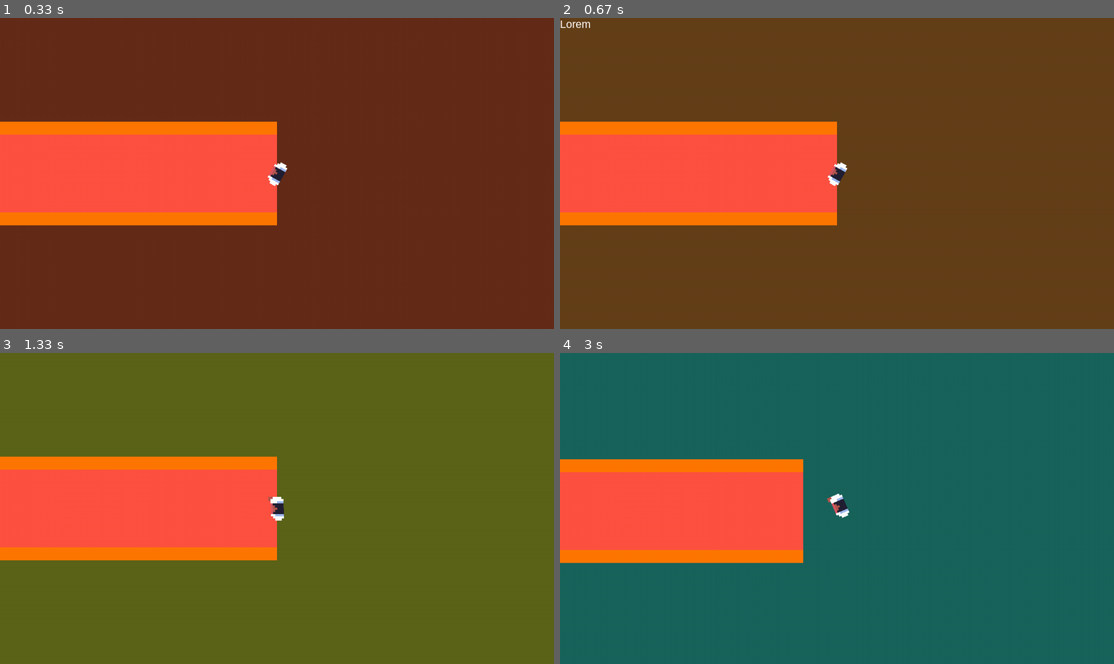
Above: before the commit, frames 1-4 (two rows, left to right).
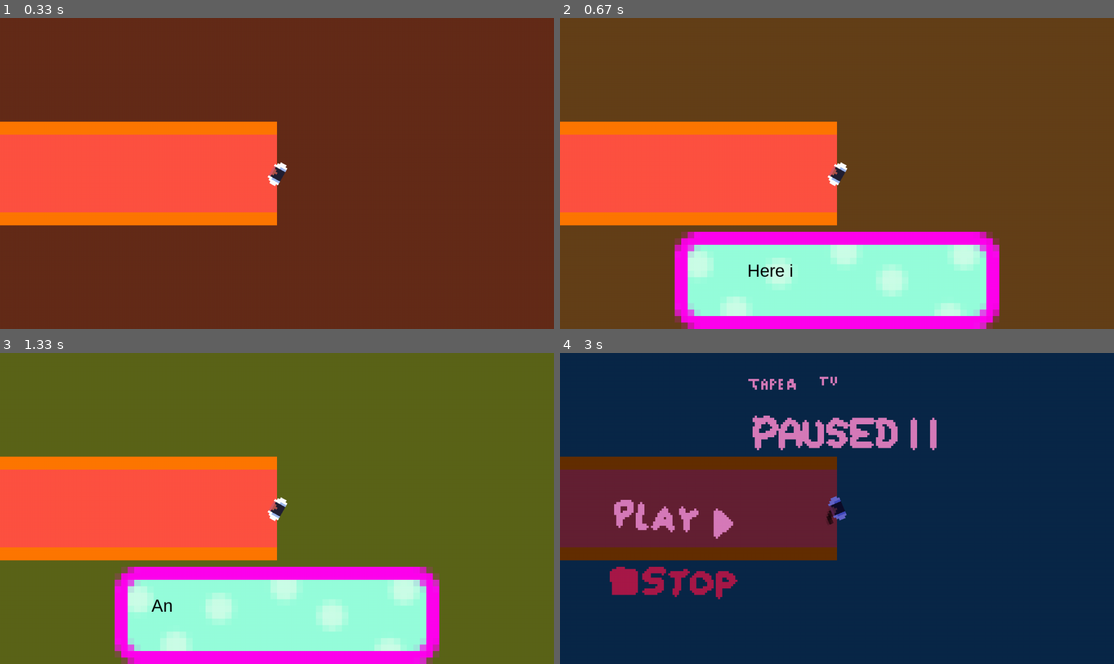
Above: after the commit, the same moments.

Repository: LeanHydra84/PyGames-2023
Game: pygame game, started from main.py
Two runs of this game, one before a commit and one after it. Both use one fixed random seed, a clock stepped at 60 frames per second and the inputs below.
Inputs (mouse positions are in pixels of both pictures, inside the frame that each line leads up to):
- Up to frame 1 (0.33 s): no input
- Up to frame 2 (0.67 s): hold J from 0.33 s (still down); hold D from 0.33 s (still down); move the mouse to (814, 185) at 0.37 s
- Up to frame 3 (1.33 s): release J at 0.8 s; release D at 0.8 s; click (454, 499) at 0.88 s; click (144, 511) at 1.22 s
- Up to frame 4 (3 s): hold D 1.5-1.97 s; click (892, 576) at 1.58 s; hold W 2-2.3 s; tap J at 2.07 s; click (665, 580) at 2.08 s; tap Esc at 2.83 s

Frame 1 is identical in both runs. In frame 2, 18% of the frame differs, in the area x 0-80%, y 0-100%; in frame 3, 18%; in frame 4, 100%, in the area x 0-100%, y 0-100%.

Commit message:
Teacher, textbox

Diff:
--- a/capture/textbox.py
+++ b/capture/textbox.py
@@ -6,24 +6,53 @@
     def __init__(self, state):
         capturestate.CaptureState.__init__(self, state)
         self.textObject = None
-        self.font = pygame.font.SysFont("Arial", 25) # Import font
+        self.font = pygame.font.SysFont("Arial", 40) # Import font
         self.group = pygame.sprite.GroupSingle()
 
+        self.background = pygame.transform.scale_by(pygame.image.load("assets\\menu_test\\textbox_border.png").convert_alpha(), 15)
+        self.brRect = self.background.get_rect()
+        self.brRect.centerx = state.centerScreen[0]
+        self.brRect.bottom = state.screensize[1]
+
+        self.conversation = None
+
+    def begin_conversation(self, conversation):
+        self.conversation = iter(conversation)
+        self.read(next(self.conversation))
+
     def read(self, string): # INITIALIZES MLWTO FOR DISPLAY. In future: will take a tuple of data: sprite for head, string for text, and color for shading the textbox background
-        self.textObject = to.MultilineWritingTextObject(string.split('\n'), self.font, 3)
+        self.textObject = to.MultilineWritingTextObject(string.split('\n'), self.font, 3, pygame.Color(0, 0, 0))
+        self.textObject.rect.center = self.brRect.center
         self.group.add(self.textObject)
 
-    def render(self, screen):
+    def render(self, screen: pygame.Surface):
+        screen.blit(self.background, self.brRect.topleft)
         self.group.draw(screen)
 
     def update(self):
         self.textObject.update()
 
-    def register_click(self, position):
+    def end_text(self):
+        self.conversation = None
+        self.togglecapture()
+        self.reference_state.unpause()
+        self.textObject.kill()
+        self.textObject = None
+
+    def get_next(self):
+        if self.conversation == None:
+            self.end_text()
+            return
+
+        try:
+            nxt = next(self.conversation)
+            self.read(nxt)
+        except StopIteration:
+            self.end_text()
+
+
+    def register_click(self, _):
         if not self.textObject.is_complete():
             self.textObject.force_complete()
         else:
-            self.togglecapture()
-            self.reference_state.unpause()
-            self.textObject.kill()
-            self.textObject = None
+            self.get_next()
--- a/character/enemybase.py
+++ b/character/enemybase.py
@@ -68,10 +68,12 @@
                 return False
         return True
 
-    def move_towards(self, target, speed):
+    def move_towards(self, target, speed, state):
         mov = (target - self.position).normalize()
-        self.position += mov * speed
+        newPos = self.position + mov * speed
         self.rotation = -(target - self.position).as_polar()[1]
+        if state.map.get_collision_at_point(newPos):
+            self.position = newPos
 
     def position_reached(self, pos: pygame.Vector2):
         return self.position.distance_squared_to(pos) < reachedThreshold
--- a/character/hallmonitor.py
+++ b/character/hallmonitor.py
@@ -51,7 +51,7 @@
 
         elif self.aimode == eb.aimodes.ALERTED:
             if self.can_see_point(targetPos, state):
-                self.move_towards(targetPos, self.speed * 0.5)
+                self.move_towards(targetPos, self.speed * 0.5, state)
 
                 self.spotTimer += 1
                 if self.spotTimer >= spotTime:
@@ -65,7 +65,7 @@
                 self.attacking = True
 
             if self.can_see_point(targetPos, state):
-                self.move_towards(targetPos, self.speed)
+                self.move_towards(targetPos, self.speed, state)
             else:
                 self.attackTimer = 0
                 self.aimode = eb.aimodes.SEARCHING
@@ -84,7 +84,7 @@
                 else:
                     targetPos = self.tracksheet[0]
 
-            self.move_towards(targetPos, self.speed)
+            self.move_towards(targetPos, self.speed, state)
 
             if self.can_see_point(state.player.position, state):
                 self.aimode = eb.aimodes.CHASING
--- a/character/projectile.py
+++ b/character/projectile.py
@@ -2,6 +2,7 @@
 
 projectilespeed = 8
 hitdistsqr = 25**2
+maxLife = 1000
 
 class Projectile(pygame.sprite.Sprite):
     def __init__(self, sprite, direction, position):
@@ -12,18 +13,27 @@
         self.rect = sprite.get_rect(center=position)
         self.forward = direction
 
+        self.lifecounter = 0
+
 
     def update(self, state):
 
+        self.lifecounter += 1
         self.position += self.forward * projectilespeed
+        self.rect.center = self.position + state.camera
 
-        if not state.map.get_collision_at_point(self.position):
+        if not state.map.get_collision_at_point(self.position + state.camera):
             self.kill()
 
         if self.position.distance_squared_to(state.player.position) < hitdistsqr:
             state.player.kill()
             self.kill()
 
+            state.RESOURCES.SND_PUNCH.play()
+
+        if self.lifecounter >= maxLife:
+            self.kill()
+
 
     def interact(self, state, _):
         pass
--- a/character/teacher.py
+++ b/character/teacher.py
@@ -2,12 +2,15 @@
 import character.enemybase as eb
 from character.projectile import Projectile
 
-detectRange = 500**2
-attackRange = 450**2
+detectRange = 800**2
+attackRange = 700**2
 spotTime = 60
 forgetTime = 120
 
 class Teacher(eb.EnemyBase):
+    attackCooldown = 60
+    attackTime = 12
+
     def __init__(self, resources, rsFeet, state):
         super().__init__(resources, rsFeet, state, 1.8)
 
@@ -28,7 +31,7 @@
 
         elif self.aimode == eb.aimodes.ALERTED:
             if self.can_see_point(targetPos, state):
-                self.move_towards(targetPos, self.speed * 0.5)
+                self.move_towards(targetPos, self.speed * 0.5, state)
 
                 self.spotTimer += 1
                 if self.spotTimer >= spotTime:
@@ -43,7 +46,7 @@
                 self.attacking = True
 
             if self.can_see_point(targetPos, state):
-                self.move_towards(targetPos, self.speed if not self.attacking else self.speed * 0.1)
+                self.move_towards(targetPos, self.speed if not self.attacking else self.speed * 0.1, state)
             else:
                 self.attackTimer = 0
                 self.aimode = eb.aimodes.SEARCHING
@@ -62,7 +65,7 @@
                 else:
                     targetPos = self.tracksheet[0]
 
-            self.move_towards(targetPos, self.speed)
+            self.move_towards(targetPos, self.speed, state)
 
             if self.can_see_point(state.player.position, state):
                 self.aimode = eb.aimodes.CHASING
@@ -77,6 +80,9 @@
                 self.spotTimer = 0
 
     def attack(self, state):
+        self.attackTime = 0
+
+        state.RESOURCES.SND_HADOUKEN.play()
 
         spr = pygame.transform.rotate(state.RESOURCES.PROJECTILE, self.rotation)
         newprojectile = Projectile(spr, self.forward(), self.position)
--- a/main.py
+++ b/main.py
@@ -137,7 +137,7 @@
                     pass
 
                 if event.key == pygame.K_j:
-                    text.read("Lorem ipsum test string\nHere is line two swag here we go")
+                    text.begin_conversation(["Here is some\nepic text for you to read", "And here is some extra more\ntext for you to read like a big boy.", "Finally, here is last text"])
                     text.togglecapture()
                     state.pause()
 
@@ -182,11 +182,13 @@
             for c in collision:
                 c.interact(state, pressedkey)
 
+            state.camera = vec_round(state.camera.lerp(-state.player.position + state.centerScreen, lerpSpeed))
+
+
 
 
         hue.update()
 
-        state.camera = vec_round(state.camera.lerp(-state.player.position + state.centerScreen, lerpSpeed))
 
         # Draw
         screen.fill(hue.color())
--- a/rendering/resources.py
+++ b/rendering/resources.py
@@ -17,9 +17,11 @@
 
         self.SND_PUNCH = pygame.mixer.Sound("assets\\audio\\punch_test.wav")
         self.SND_WHIFF = pygame.mixer.Sound("assets\\audio\\whiff_test.mp3")
+        self.SND_HADOUKEN = pygame.mixer.Sound("assets\\audio\\hadouken.mp3")
 
         self.SND_PUNCH.set_volume(0.5)
         self.SND_WHIFF.set_volume(0.5)
+        self.SND_HADOUKEN.set_volume(0.5)
 
     def release(self):
         del self.PLAYER
Binary file added: assets/menu_test/textbox_border.png
Not shown, added: assets/audio/hadouken.mp3
